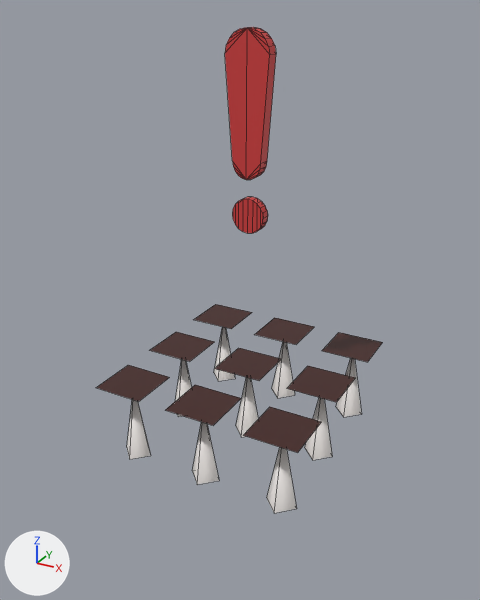
Renders of the FBX model Assets/Models/Trap/SpikeTrap.fbx from each side of a commit.
The view is the same before and after, from a 50 mm camera at (0.00992, -0.01868, 0.0118) aimed at (-0.00014, -0.00038, 0.00265). Lighting does not change. The marker at lower left points along +X, +Y and +Z. Mesh edges are drawn as thin lines. Where no turn or scale is listed for an object, it has been applied to the vertices.

Names of what the first picture shows: 'Spiketrap'.
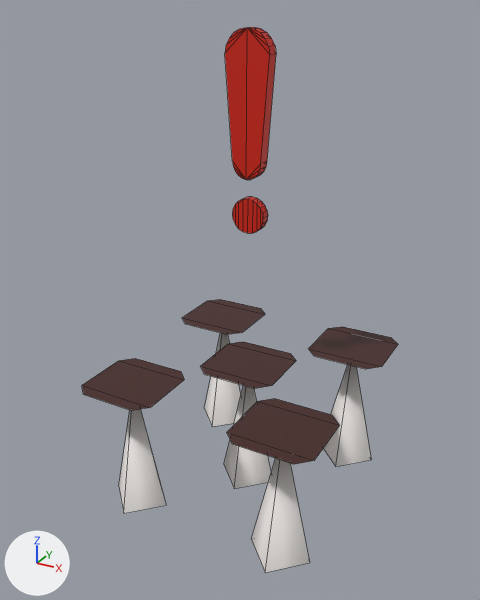
What differs and where, as boxes [x1, y1, x2, y2] in the pictures (480 x 600 px; the box of a moved part takes in the faces that stretch with it):
'Spiketrap', reshaped (10% wider, 12% taller)
    before: [96, 27, 383, 513]
    after: [82, 27, 398, 573]
part 1 of me_mesh, moved or reshaped
    before: [127, 400, 151, 459]
    after: [119, 409, 166, 513]
part 2 of me_mesh, moved or reshaped
    before: [267, 447, 297, 513]
    after: [251, 458, 310, 573]
part 3 of me_mesh, moved or reshaped
    before: [236, 377, 258, 437]
    after: [224, 385, 271, 489]
part 4 of me_mesh, moved or reshaped
    before: [214, 327, 235, 381]
    after: [204, 333, 241, 427]
part 5 of me_mesh, moved or reshaped
    before: [336, 358, 361, 417]
    after: [324, 365, 371, 467]
part 6 of me_mesh, rebuilt (43% wider, 38% taller)
    before: [215, 348, 281, 381]
    after: [201, 342, 296, 388]
part 7 of me_mesh, rebuilt (39% wider, 42% taller)
    before: [96, 365, 169, 402]
    after: [82, 358, 184, 411]
part 8 of me_mesh, rebuilt (45% wider, 40% taller)
    before: [244, 407, 321, 453]
    after: [227, 399, 339, 464]
part 9 of me_mesh, rebuilt (42% wider, 38% taller)
    before: [194, 304, 252, 329]
    after: [182, 299, 265, 334]
part 10 of me_mesh, rebuilt (45% wider, 39% taller)
    before: [322, 332, 383, 362]
    after: [309, 327, 398, 369]
part 11 of me_mesh, deleted
    before: [150, 318, 355, 485]
part 12 of me_mesh, recoloured
    both: [225, 27, 276, 233]

The edits, one by one:
Material 'Texture_color_m2' (mat_texture_color_m2) is new.
Its texture is img_texture_color_png.
me_mesh is used by ob_spiketrap; location (0.0, 0.0, 0.0).
me_mesh had 165 vertices, 143 faces and spanned x -0.00374..0.00374, y -0.00397..0.00397, z -0.00283..0.01128.
me_mesh now has 149 vertices, 133 faces and spans x -0.00424..0.0043, y -0.00451..0.00451, z -0.00482..0.01128.
me_mesh part 1: the loose piece of 5 vertices spanning x -0.00335..-0.00228, y -0.00362..-0.00255, z -0.00283..-0.00007 is scaled about its middle by (2.03, 2.03, 1.74), then moved by (0.0, 0.0, -0.00097).
me_mesh part 2: the loose piece of 5 vertices spanning x 0.00234..0.00341, y -0.00362..-0.00255, z -0.00283..-0.00007 is scaled about its middle by (2.03, 2.03, 1.74), then moved by (0.0, 0.0, -0.00097).
me_mesh part 3: the loose piece of 5 vertices spanning x -0.00053..0.00054, y -0.00053..0.00053, z -0.00283..-0.00007 is scaled about its middle by (2.03, 2.03, 1.74), then moved by (0.0, 0.0, -0.00097).
me_mesh part 4: the loose piece of 5 vertices spanning x -0.00335..-0.00228, y 0.00255..0.00362, z -0.00283..-0.00007 is scaled about its middle by (2.03, 2.03, 1.74), then moved by (0.0, 0.0, -0.00097).
me_mesh part 5: the loose piece of 5 vertices spanning x 0.00234..0.00341, y 0.00255..0.00362, z -0.00283..-0.00007 is scaled about its middle by (2.03, 2.03, 1.74), then moved by (0.0, 0.0, -0.00097).
me_mesh part 6: the loose piece of 4 vertices spanning x -0.0009..0.0009, y -0.0009..0.0009, z 0.00003 is rebuilt with 8 vertices and now spans x -0.00142..0.00143, y -0.00143..0.00143, z 0.00003.
me_mesh part 7: the loose piece of 4 vertices spanning x -0.00374..-0.00194, y -0.00397..-0.00217, z 0.00003 is rebuilt with 8 vertices and now spans x -0.00424..-0.00139, y -0.00451..-0.00166, z 0.00003.
me_mesh part 8: the loose piece of 4 vertices spanning x 0.00194..0.00374, y -0.00397..-0.00217, z 0.00003 is rebuilt with 8 vertices and now spans x 0.00145..0.0043, y -0.00451..-0.00166, z 0.00003.
me_mesh part 9: the loose piece of 4 vertices spanning x -0.00374..-0.00194, y 0.00217..0.00397, z 0.00003 is rebuilt with 8 vertices and now spans x -0.00424..-0.00139, y 0.00166..0.00451, z 0.00003.
me_mesh part 10: the loose piece of 4 vertices spanning x 0.00194..0.00374, y 0.00217..0.00397, z 0.00003 is rebuilt with 8 vertices and now spans x 0.00145..0.0043, y 0.00166..0.00451, z 0.00003.
me_mesh part 11: 8 loose pieces with 36 vertices, spanning x -0.00374..0.00374, y -0.00397..0.00397, z -0.00283..0.00003, are deleted.
me_mesh part 12: 98 faces spanning x -0.00075..0.00075, y -0.00021..0.00021, z 0.00499..0.01128 switch from mat_lambert19 (red #d23c3c) to mat_texture_color_m2 (picture img_texture_color_png).
